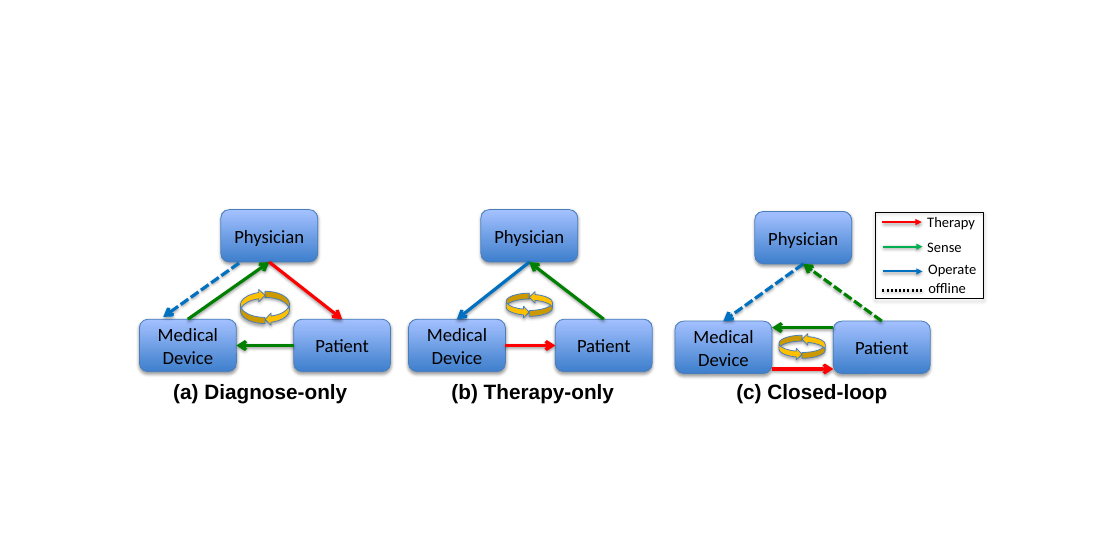
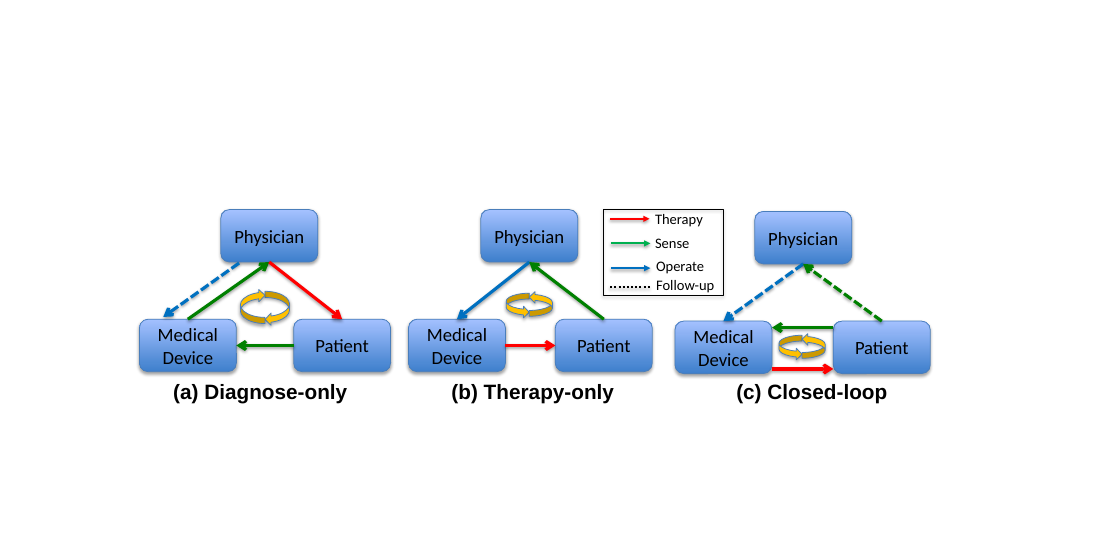
Before and after one commit to mlab-upenn/FnEDA, a slide deck: slide 1 of figs/closed-loop.pptx. Drawn at 1120x560 pixels with LibreOffice and Linux fonts; fonts in the diff are those of the drawing. Boxes give left, top, right and bottom in pixels: in the first picture for what was removed or moved away, otherwise in the second. Text is boxed around its words. In the diff, an @@ line names an element or a change of style, - is before the commit and + after.

```diff
--- a/figs/closed-loop.pptx
+++ b/figs/closed-loop.pptx
@@ rectangle: place and size @@
-rectangle at (876, 213, 984, 299)
+rectangle at (603, 209, 723, 295)
@@ 2 arrows, 1 text: place and size @@
-2 arrows, 1 text at (883, 246, 976, 277)
+2 arrows, 1 text at (611, 243, 704, 274)
@@ 2 texts, 1 arrow, 1 line: place and size @@
-2 texts, 1 arrow, 1 line at (883, 217, 975, 290)
+2 texts, 1 arrow, 1 line at (610, 214, 703, 287)
@@ text added at (656, 280, 714, 293), 14 pt, text #000000 @@
+Follow-up
@@ text removed at (928, 283, 966, 293) @@
-offline
```
Also in this commit, not shown: 6 other files.
